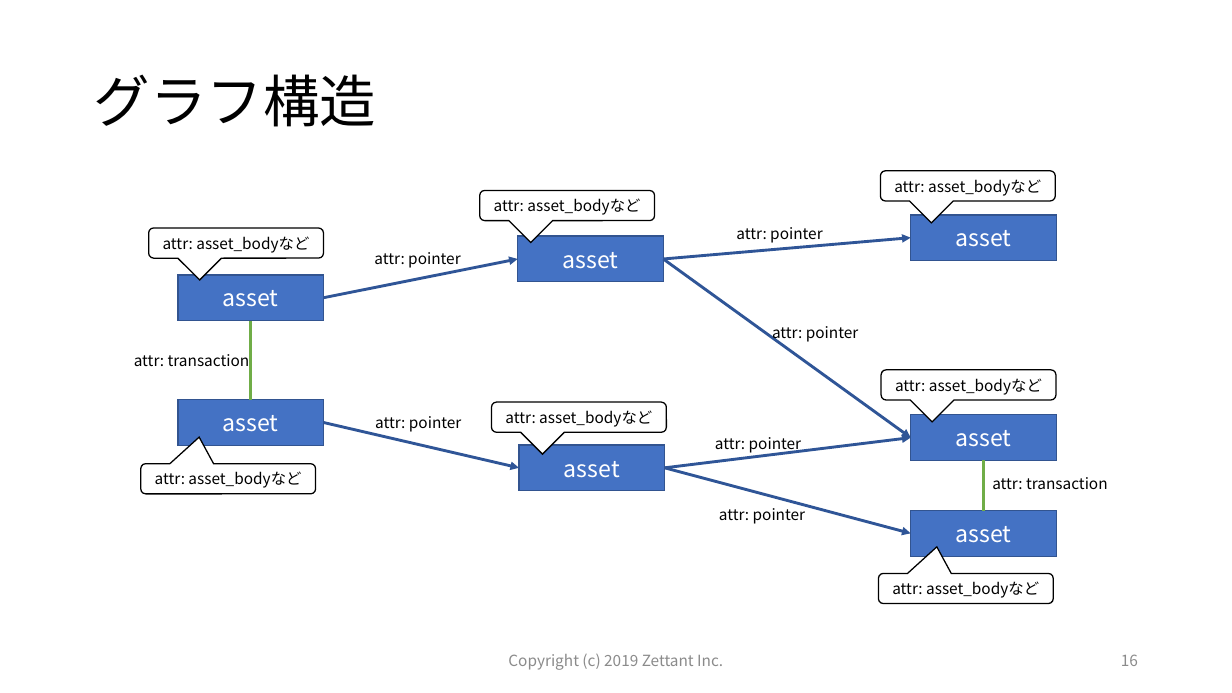
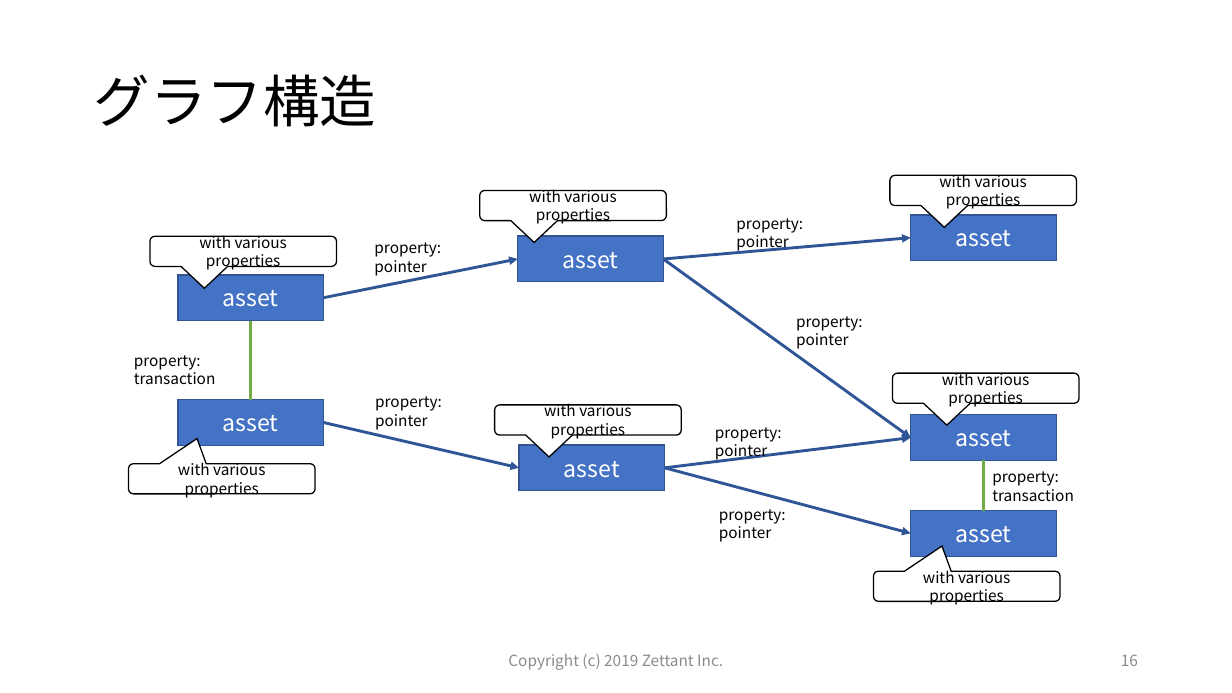
Before and after one commit to zettant/bbclib-neo4j, a slide deck: slide 16 of docs/Target_of_this_project.pptx. Drawn at 1232x693 pixels with LibreOffice and Linux fonts; fonts in the diff are those of the drawing. Boxes give left, top, right and bottom in pixels: in the first picture for what was removed or moved away, otherwise in the second. Text is boxed around its words. In the diff, an @@ line names an element or a change of style, - is before the commit and + after.

Commit message:
modify jsonify process for asset_body

```diff
--- a/docs/Target_of_this_project.pptx
+++ b/docs/Target_of_this_project.pptx
@@ rounded speech box removed at box(881, 171, 1055, 201) @@
-attr: asset_bodyなど
@@ rounded speech box added at box(890, 176, 1077, 206), fill #FFFFFF, outline #000000 1 pt, 12 pt, text #000000 @@
+with various properties
@@ rounded speech box "with various properties": place and size @@
-rounded speech box "with various properties" at box(480, 190, 654, 221)
+rounded speech box "with various properties" at box(480, 190, 666, 221)
@@ text in rounded speech box at box(529, 189, 616, 225): text changed @@
-attr: asset_bodyなど
+with various properties
@@ rounded speech box removed at box(149, 228, 323, 259) @@
-attr: asset_bodyなど
@@ rounded speech box added at box(150, 237, 336, 267), fill #FFFFFF, outline #000000 1 pt, 12 pt, text #000000 @@
+with various properties
@@ text at box(736, 218, 803, 252): text changed @@
-attr: pointer
+property: pointer
@@ text at box(374, 242, 441, 276): text changed @@
-attr: pointer
+property: pointer
@@ text at box(796, 316, 863, 349): text changed @@
-attr: pointer
+property: pointer
@@ text at box(134, 355, 216, 384): text changed @@
-attr: transaction
+property: transaction
@@ rounded speech box removed at box(882, 370, 1056, 400) @@
-attr: asset_bodyなど
@@ rounded speech box added at box(893, 373, 1080, 404), fill #FFFFFF, outline #000000 1 pt, 12 pt, text #000000 @@
+with various properties
@@ text at box(375, 396, 442, 430): text changed @@
-attr: pointer
+property: pointer
@@ rounded speech box removed at box(492, 402, 666, 433) @@
-attr: asset_bodyなど
@@ rounded speech box added at box(494, 405, 681, 435), fill #FFFFFF, outline #000000 1 pt, 12 pt, text #000000 @@
+with various properties
@@ text at box(715, 427, 782, 461): text changed @@
-attr: pointer
+property: pointer
@@ rounded speech box "with various properties": place and size @@
-rounded speech box "with various properties" at box(140, 464, 315, 494)
+rounded speech box "with various properties" at box(128, 464, 315, 494)
@@ rounded speech box "with various properties" at box(128, 464, 315, 494): proportions changed @@
@@ text in rounded speech box at box(178, 460, 265, 498): text changed @@
-attr: asset_bodyなど
+with various properties
@@ text at box(992, 471, 1074, 501): text changed @@
-attr: transaction
+property: transaction
@@ text at box(719, 509, 786, 542): text changed @@
-attr: pointer
+property: pointer
@@ rounded speech box added at box(873, 571, 1060, 602), fill #FFFFFF, outline #000000 1 pt, 12 pt, text #000000 @@
+with various properties
@@ rounded speech box removed at box(879, 574, 1054, 604) @@
-attr: asset_bodyなど
```
Also in this commit, not shown: 3 other slides changed, 5 slides added, 1 other file.
